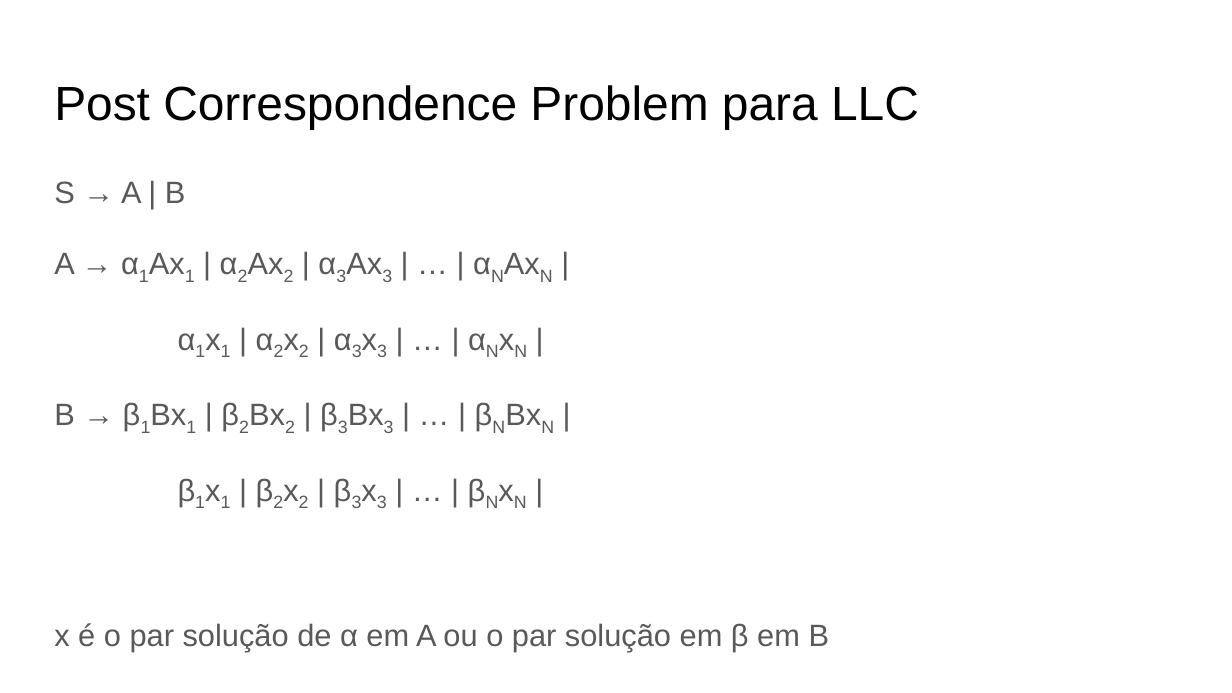
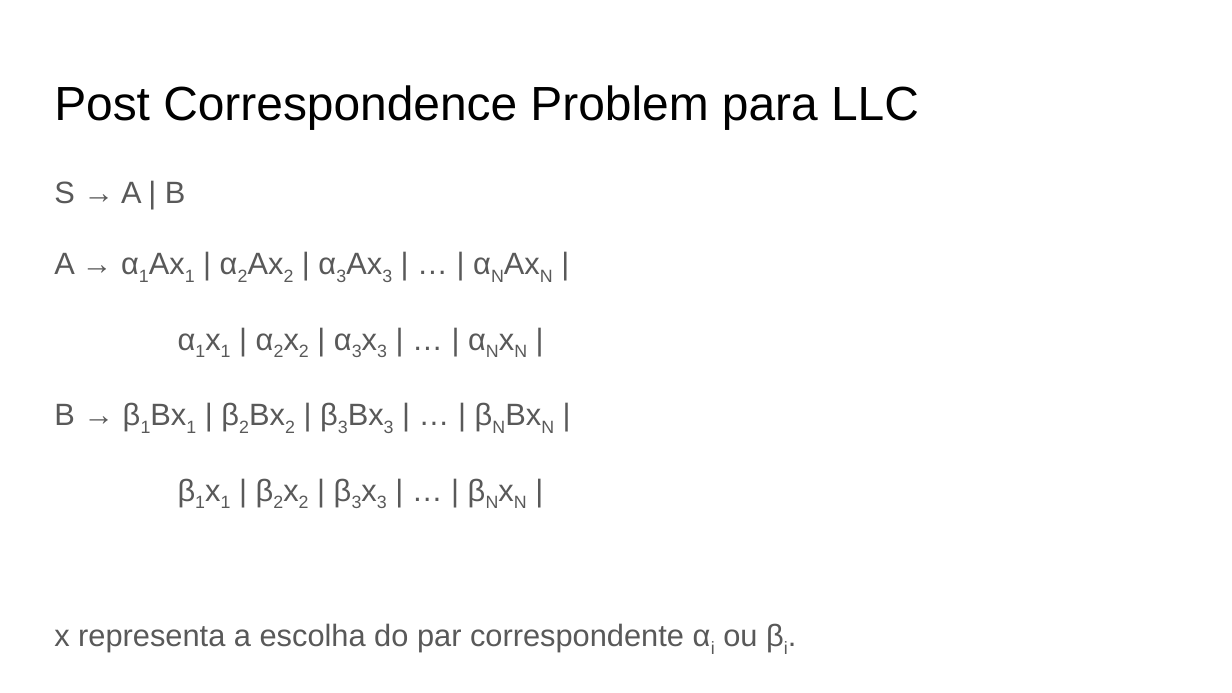
Before and after one commit to thiagola92/PUC-INF1015, a slide deck: slide 49 of Exercicio-04/Computabilidade.pptx. Drawn at 1232x693 pixels with LibreOffice and Linux fonts; fonts in the diff are those of the drawing. Boxes give left, top, right and bottom in pixels: in the first picture for what was removed or moved away, otherwise in the second. Text is boxed around its words. In the diff, an @@ line names an element or a change of style, - is before the commit and + after.

```diff
--- a/Exercicio-04/Computabilidade.pptx
+++ b/Exercicio-04/Computabilidade.pptx
@@ text at bbox=[54, 623, 757, 652]: text changed @@
-x é o par solução de α em A ou o par solução em β em B
+x representa a escolha do par correspondente αi ou βi.
```
Also in this commit, not shown: 2 other slides changed, 10 slides added, 1 other file.
